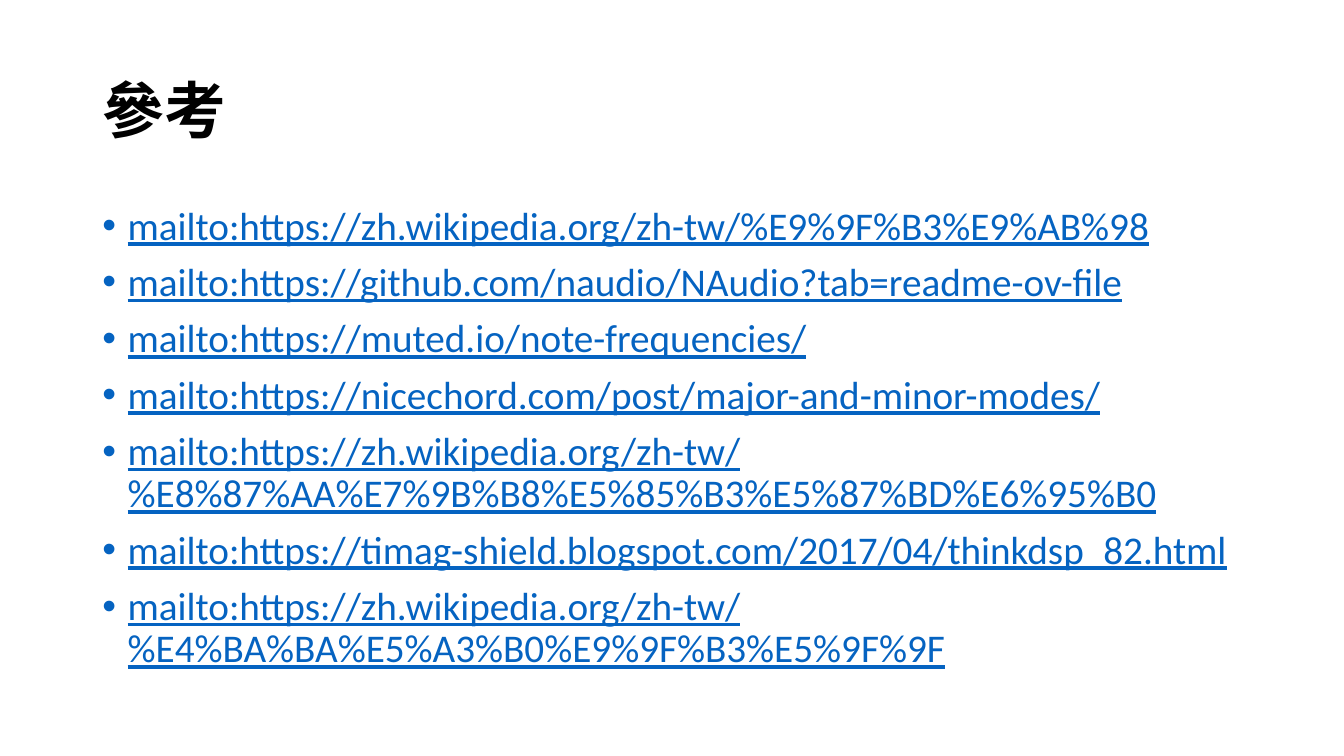
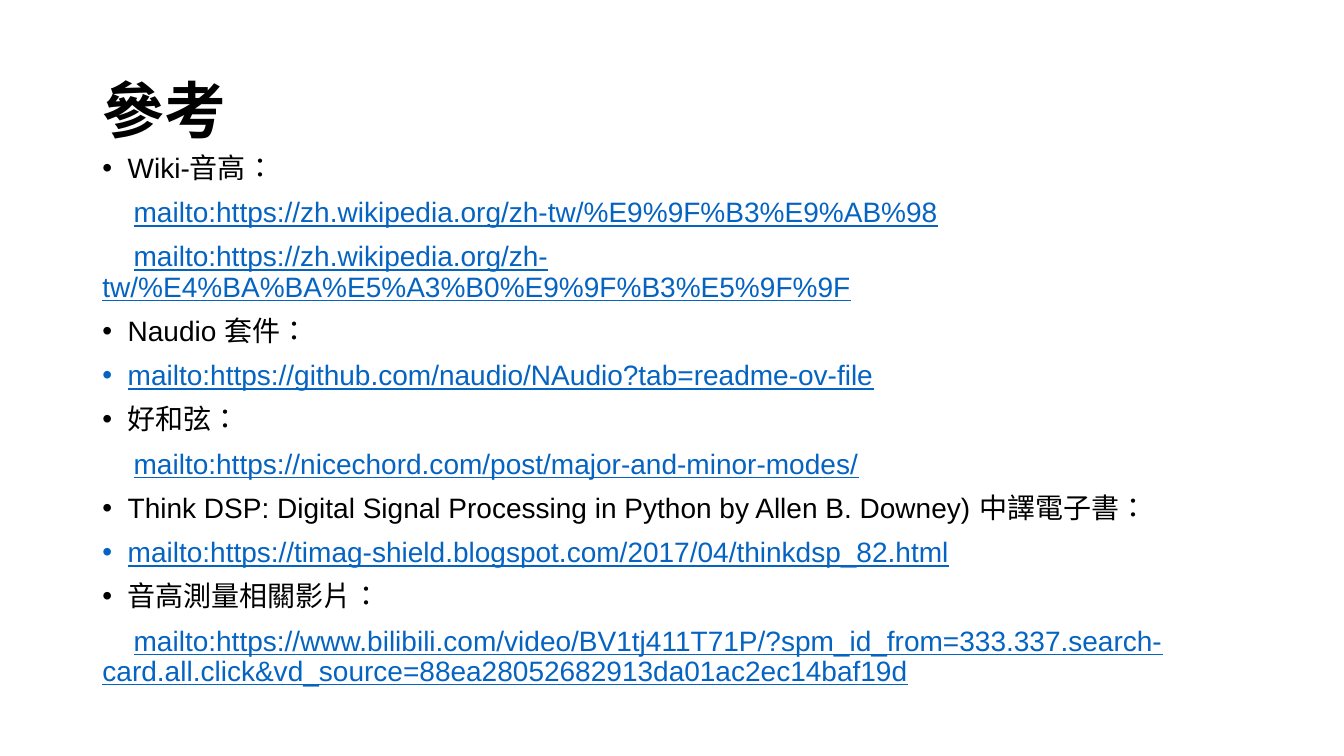
Before and after one commit to HowardYuuu/TunerWinForm, a slide deck: slide 17 of 1224報告_NAudio.pptx (slide 16 before the commit). Drawn at 1344x756 pixels with LibreOffice and Linux fonts; fonts in the diff are those of the drawing. Boxes give left, top, right and bottom in pixels: in the first picture for what was removed or moved away, otherwise in the second. Text is boxed around its words. In the diff, an @@ line names an element or a change of style, - is before the commit and + after.

```diff
--- a/1224報告_NAudio.pptx
+++ b/1224報告_NAudio.pptx
@@ text "Wiki-音高：": place and size @@
-text "Wiki-音高：" at <box>128,212,1227,669</box>
+text "Wiki-音高：" at <box>102,156,1162,686</box>
@@ text at <box>128,156,274,181</box>: paragraph added @@
+• Wiki-音高：
@@ text at <box>128,201,949,567</box>: size 28 to 20 pt, font Calibri to Arial in "mailto:https://zh.wikipedia.org/zh-tw/%E9%9F%B3%E9%AB%98", "mailto:https://github.com/naudio/NAudio?tab=readme-ov-file", "mailto:https://nicechord.com/post/major-and-minor-modes/", "mailto:https://timag-shield.blogspot.com/2017/04/thinkdsp_82 ..."; bullet • to none @@
@@ text at <box>102,245,850,344</box>: paragraphs added @@
+mailto:https://zh.wikipedia.org/zh- tw/%E4%BA%BA%E5%A3%B0%E9%9F%B3%E5%9F%9F
+• Naudio 套件：
@@ text at <box>128,405,240,432</box>: text changed; size 28 to 20 pt; font Calibri to Arial; text colour #0563C1 to #000000 @@
-• mailto:https://muted.io/note-frequencies/
+• 好和弦：
@@ text at <box>128,494,1147,523</box>: text changed; size 28 to 20 pt; font Calibri to Arial; text colour #0563C1 to #000000 @@
-• mailto:https://zh.wikipedia.org/zh-tw/%E8%87%AA%E7%9B%B8%E5%85%B3%E5%87%BD%E6%95%B0
+• Think DSP: Digital Signal Processing in Python by Allen B. Downey) 中譯電子書：
@@ text at <box>102,582,1162,686</box>: text changed; size 28 to 20 pt; font Calibri to Arial @@
-• mailto:https://zh.wikipedia.org/zh-tw/%E4%BA%BA%E5%A3%B0%E9%9F%B3%E5%9F%9F
+• 音高測量相關影片：
+mailto:https://www.bilibili.com/video/BV1tj411T71P/?spm_id_from=333.337.search- card.all.click&vd_source=88ea28052682913da01ac2ec14baf19d
```
Also in this commit, not shown: 1 other slide changed, 2 slides added, 1 slide removed, 8 other files.
